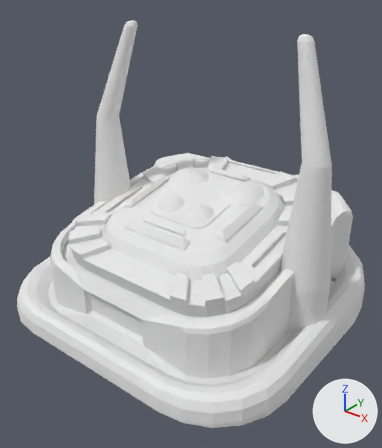
Renders of the FBX model Models/Cubes/ARMS_SmallHackerBlock.fbx from each side of a commit.
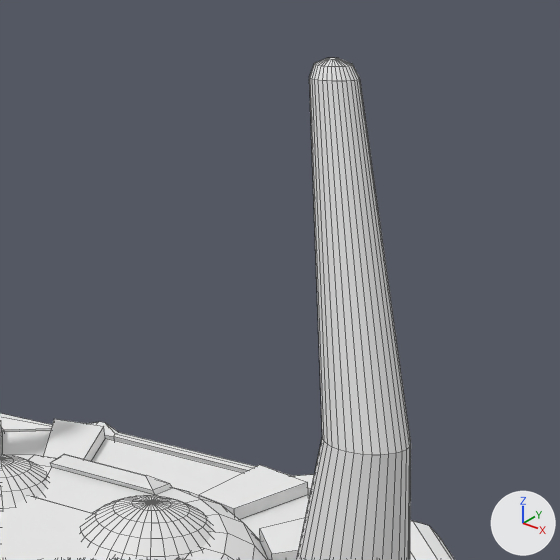
There are two pictures of each version: one whole from a camera (50 mm lens) standing at (0.0975, -0.1253, 0.0597) and looking at (0.0015, -0.0053, -0.0147), one close up on the part from 51% to 100% of the width and 3% to 45% of the height. Lighting does not change. The marker at lower right points along +X, +Y and +Z. The close-ups show mesh edges as thin lines. Where no turn or scale is listed for an object, it has been applied to the vertices.

The older version as bpy lines, for what is in view:
```python
me_cube_002 = bpy.data.meshes.new('Cube.002')
me_cube_002.from_pydata(...)  # 800 vertices, 788 faces; spans x -0.0509..0.0509, y -0.0504..0.0513, z -0.0403..0.0066
me_cube_002.materials.append(mat_jump)  # its picture is missing
me_cylinder_004 = bpy.data.meshes.new('Cylinder.004')
me_cylinder_004.from_pydata(...)  # 192 vertices, 162 faces; spans x -0.36..0.25, y -0.25..2.44, z -0.25..0.25
me_cylinder_004.materials.append(mat_emissive)  # its picture is missing
me_sphere_001 = bpy.data.meshes.new('Sphere.001')
me_sphere_001.from_pydata(...)  # a UV sphere (32 segments, 16 rings, poles along z) spanning x -0.0227..-0.0007, y 0.0005..0.0224, z -0.0158..0.0062
me_sphere_001.materials.append(mat_emissive)  # its picture is missing
ob_cube = bpy.data.objects.new('Cube', me_cube_002)
ob_cube.location = (0.0, 0.0, -0.01)
ob_cylinder_001 = bpy.data.objects.new('Cylinder.001', me_cylinder_004)
ob_cylinder_001.location = (0.04, 0.0, -0.03)
ob_cylinder_001.rotation_euler = (-1.571, 0.0, -3.142)  # degrees (-90, 0, -180)
ob_cylinder_001.scale = (-0.0304, -0.0304, -0.0304)
ob_sphere = bpy.data.objects.new('Sphere', me_sphere_001)
ob_sphere.location = (0.0, 0.0, -0.01)
# also in view: 'Sphere.001' at (0.0103, 0.0114, -0.0148)
```
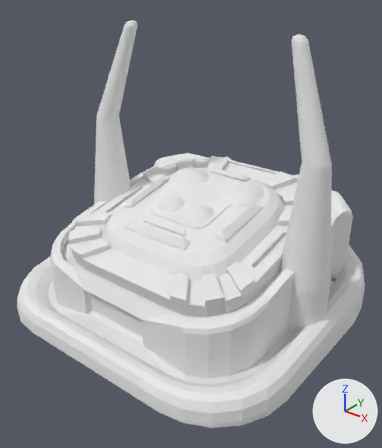
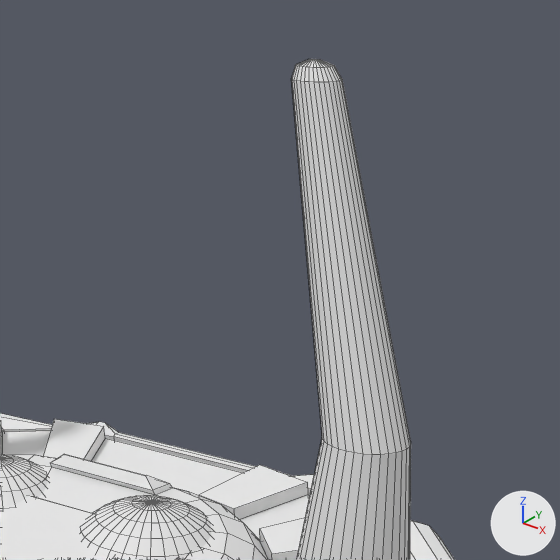
Location of each change, (x1, y1, x2, y2) in pixels of the close-ups (560 x 560 px):
'Cylinder.001', turned, rescaled
    before: (297, 58, 411, 560)
    after: (292, 59, 411, 560)

The change, as a diff of the scene's bpy script:
```diff
--- a/Models/Cubes/ARMS_SmallHackerBlock.fbx.py
+++ b/Models/Cubes/ARMS_SmallHackerBlock.fbx.py
@@ ob_cylinder_001 @@
 ob_cylinder_001.location = (0.04, 0.0, -0.03)
-ob_cylinder_001.rotation_euler = (-1.571, 0.0, -3.142)  # degrees (-90, 0, -180)
-ob_cylinder_001.scale = (-0.0304, -0.0304, -0.0304)
+ob_cylinder_001.rotation_euler = (1.571, 0.0, -0.785)  # degrees (90, 0, -45)
+ob_cylinder_001.scale = (0.0304, 0.0304, 0.0304)
```
